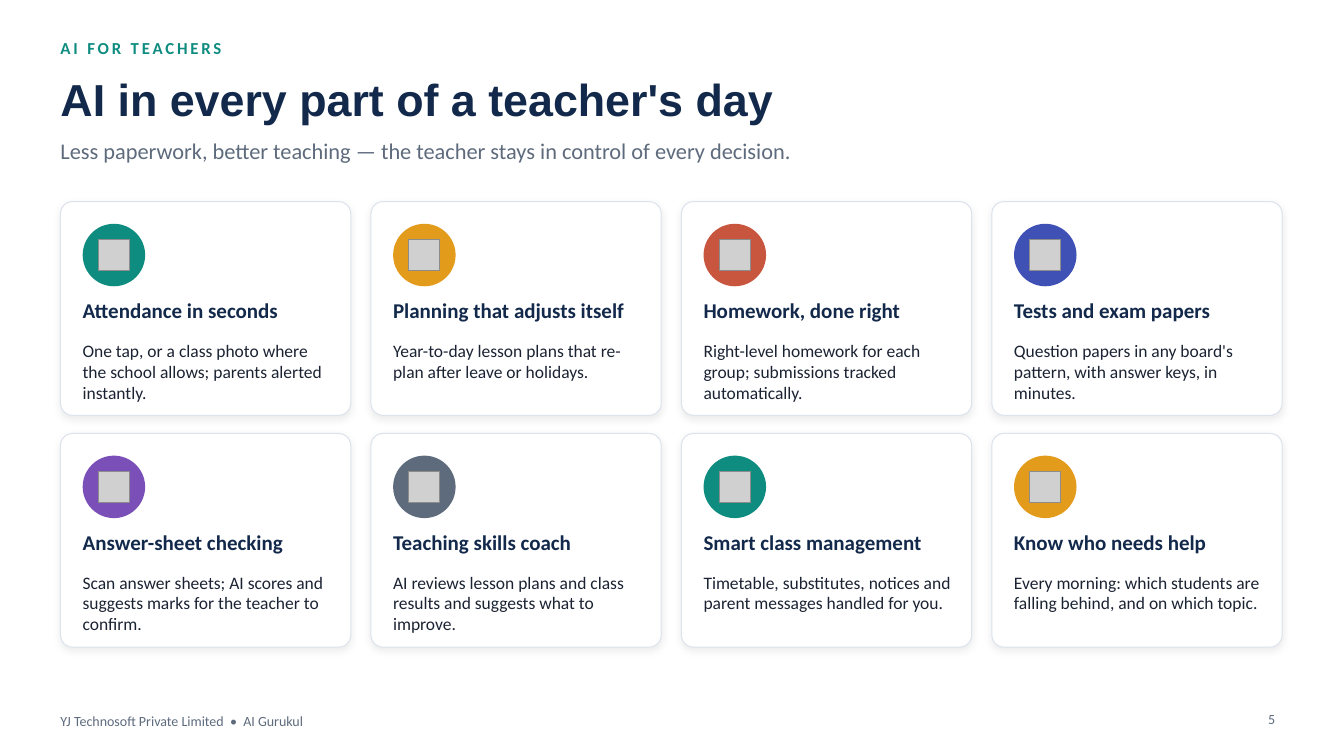
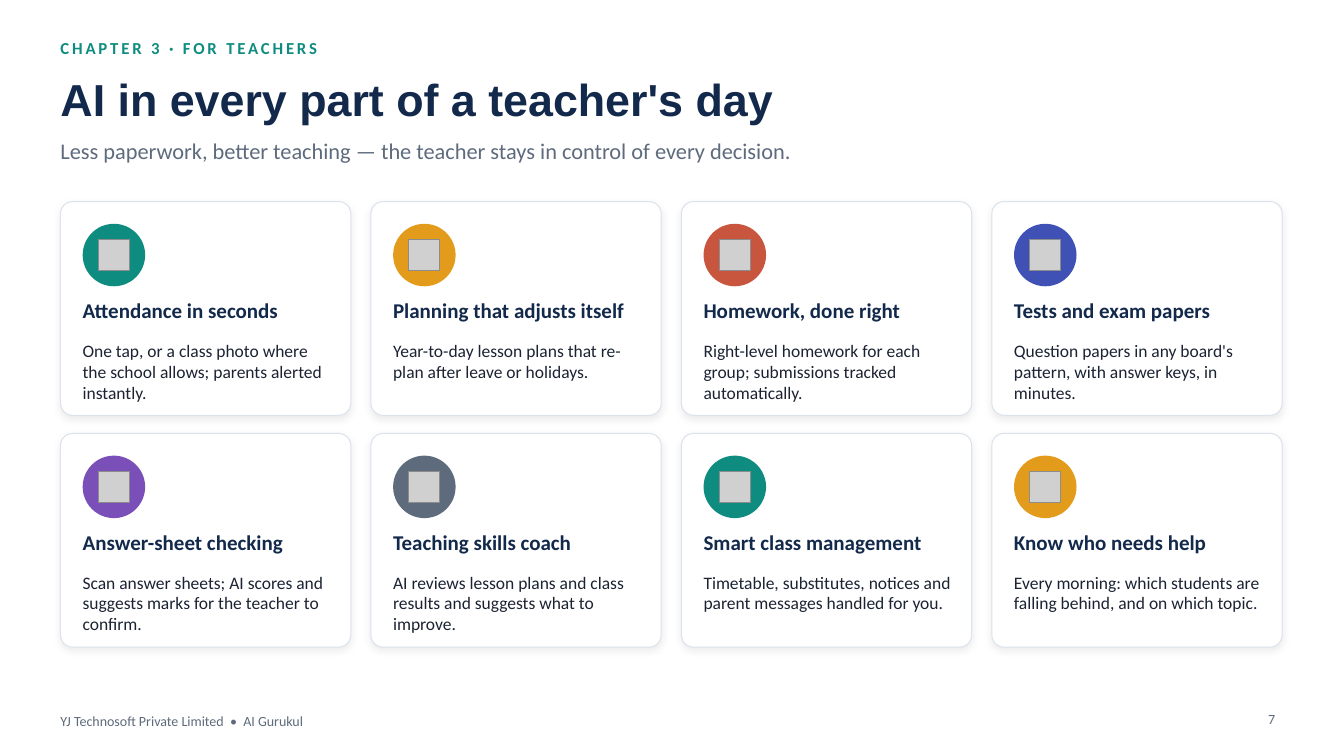
Before and after one commit to yatindradhurwe/yjtechnosoft, a slide deck: slide 7 of AI_Gurukul_Global_Pitch.pptx (slide 5 before the commit). Drawn at 1344x756 pixels with LibreOffice and Linux fonts; fonts in the diff are those of the drawing; grey boxes stand for pictures. Boxes give left, top, right and bottom in pixels: in the first picture for what was removed or moved away, otherwise in the second. Text is boxed around its words. In the diff, an @@ line names an element or a change of style, - is before the commit and + after.

```diff
--- a/AI_Gurukul_Global_Pitch.pptx
+++ b/AI_Gurukul_Global_Pitch.pptx
@@ text at (60, 43, 317, 54): text changed @@
-AI FOR TEACHERS
+CHAPTER 3 · FOR TEACHERS
@@ page number at (1268, 715, 1275, 724): text changed @@
-5
+7
```
Also in this commit, not shown: 10 other slides changed, 6 slides added, 1 slide removed.
